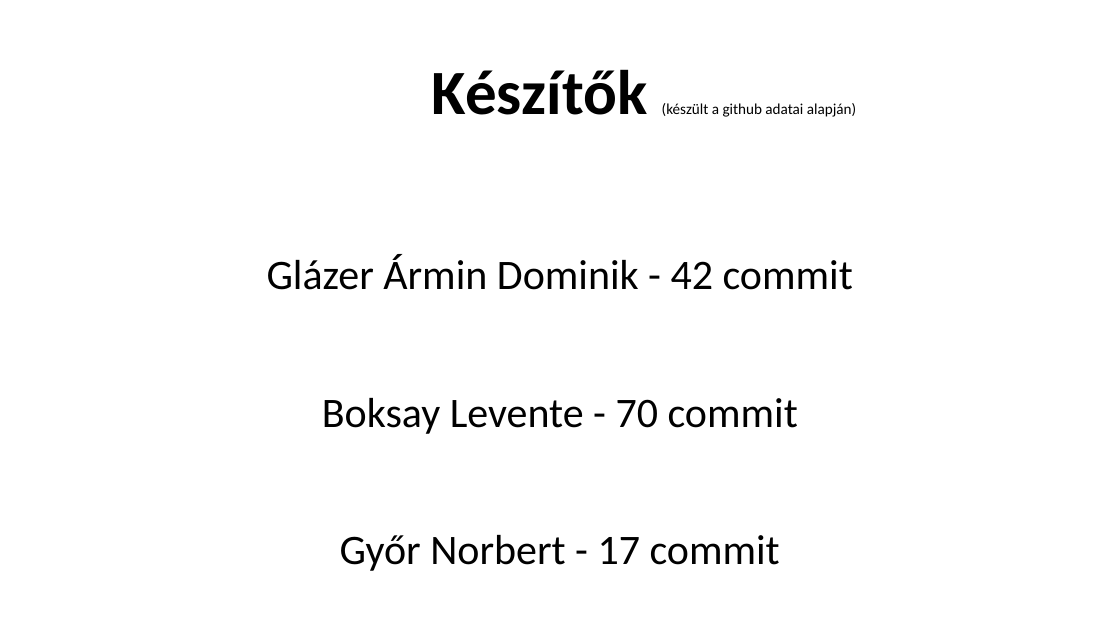
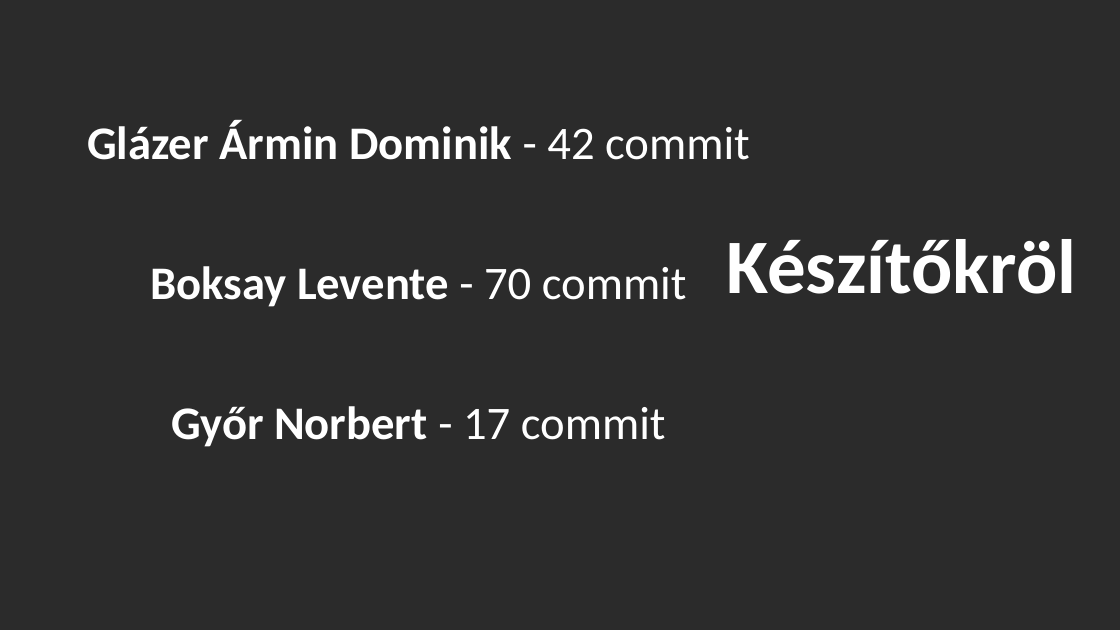
Before and after one commit to boksaylevente2009/Rajongoi9A-D, a slide deck: slide 3 of Dwayne Johnson.pptx. Drawn at 1120x630 pixels with LibreOffice and Linux fonts; fonts in the diff are those of the drawing; background and template pictures are left out; a plain dark background stands for a picture behind light text. Boxes give left, top, right and bottom in pixels: in the first picture for what was removed or moved away, otherwise in the second. Text is boxed around its words. In the diff, an @@ line names an element or a change of style, - is before the commit and + after.

```diff
--- a/Dwayne Johnson.pptx
+++ b/Dwayne Johnson.pptx
@@ background #FFFFFF to picture (left out) @@
@@ text "Glázer Ármin Dominik - 42 ...": place and size @@
-text "Glázer Ármin Dominik - 42 ..." at <box>267,255,853,571</box>
+text "Glázer Ármin Dominik - 42 ..." at <box>87,120,750,447</box>
@@ text "Glázer Ármin Dominik - 42 ..." at <box>87,120,750,447</box>: size 36 to 40 pt, text colour #000000 to #FFFFFF; bold on in "Glázer Ármin Dominik", "Boksay Levente", "Győr Norbert"; less space between paragraphs @@
@@ title removed at <box>432,69,856,117</box> @@
-Készítők (készült a github adatai alapján)
@@ text added at <box>726,239,1076,294</box>, 66 pt, text #FFFFFF, bold @@
+Készítőkröl
```
Also in this commit, not shown: 2 other slides changed, 2 slides added.
